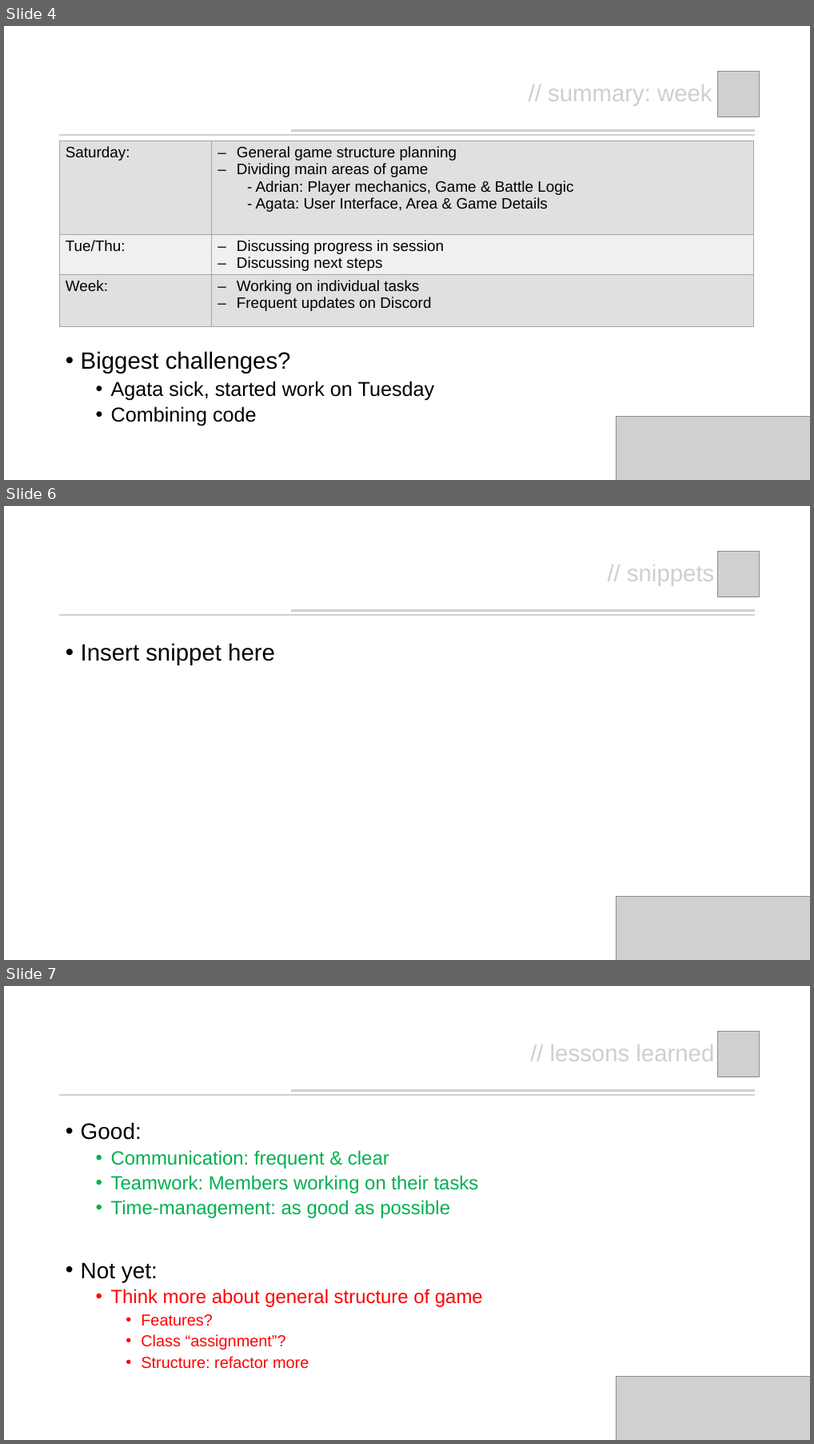
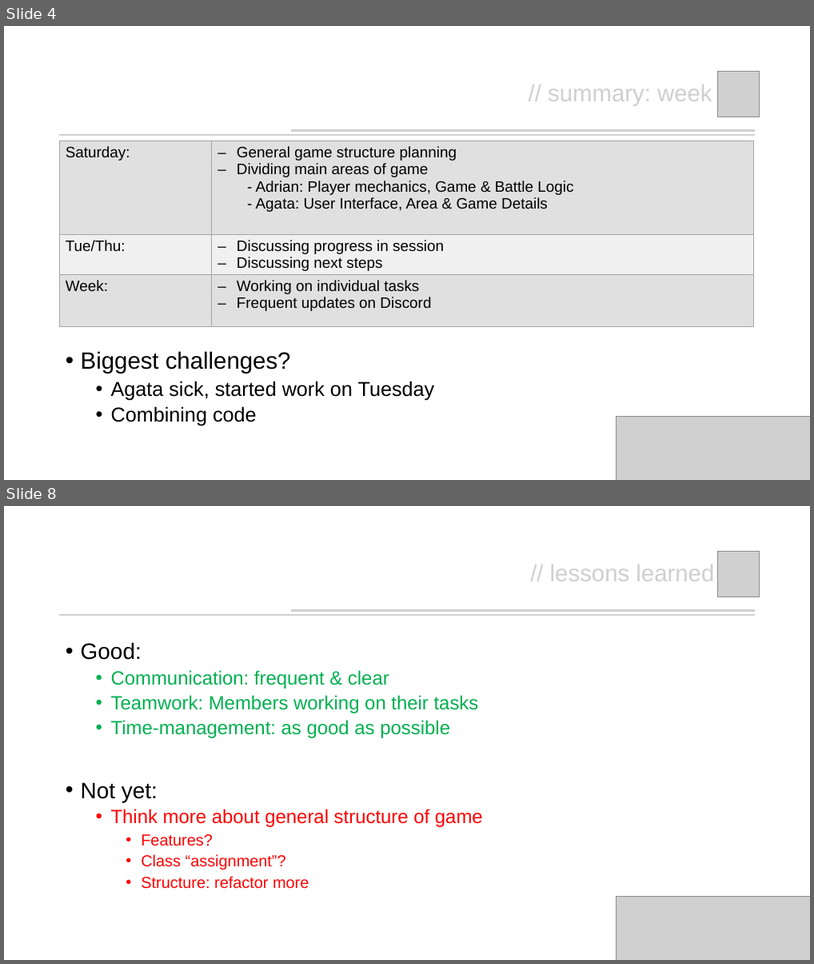
Before and after one commit to Shcoobz/mighty-text-adventure-java-Shcoobz, a slide deck: presentation/team_presentation_mightyTextAdventure.pptx. Shown one above the other, each under a label of ours: slides 4, 6 and 7 before the commit, slides 4 and 8 after it; the slides between them are not shown. The pictures are 814x1444 and 814x964 pixels, drawn with LibreOffice and Linux fonts; fonts in the diff are those of the drawing; grey boxes stand for pictures. Boxes give left, top, right and bottom in pixels: in the first picture for what was removed or moved away, otherwise in the second. Text is boxed around its words. In the diff, an @@ line names an element or a change of style, - is before the commit and + after.

```diff
--- a/presentation/team_presentation_mightyTextAdventure.pptx
+++ b/presentation/team_presentation_mightyTextAdventure.pptx
@@ slide 6 removed at (4, 506, 810, 960), background #FFFFFF @@
@@ picture removed at (718, 551, 759, 596) @@
@@ title removed at (627, 564, 714, 586) @@
-// snippets
@@ line removed from (60, 615) to (755, 615) @@
@@ line removed from (291, 611) to (755, 611) @@
@@ text removed at (81, 643, 275, 665) @@
-• Insert snippet here
@@ picture removed at (616, 896, 810, 960) @@
@@ what was slide 7 is now slide 8 @@
```
Also in this commit, not shown: 1 slide changed, 2 slides added.
